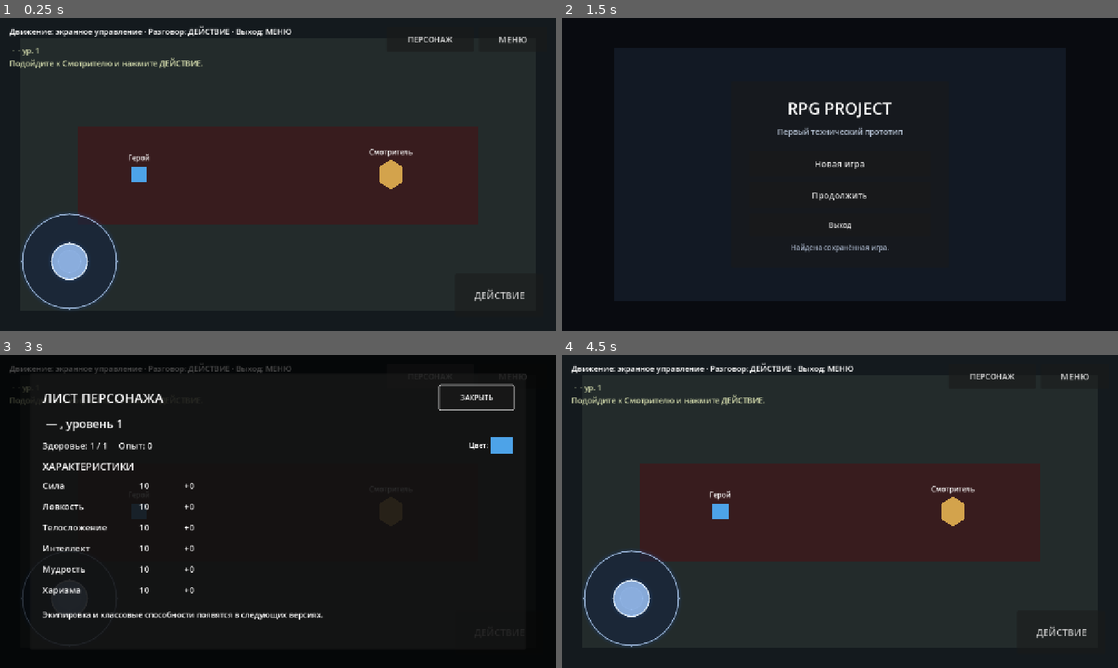
Above: before the commit, frames 1-4 (two rows, left to right).
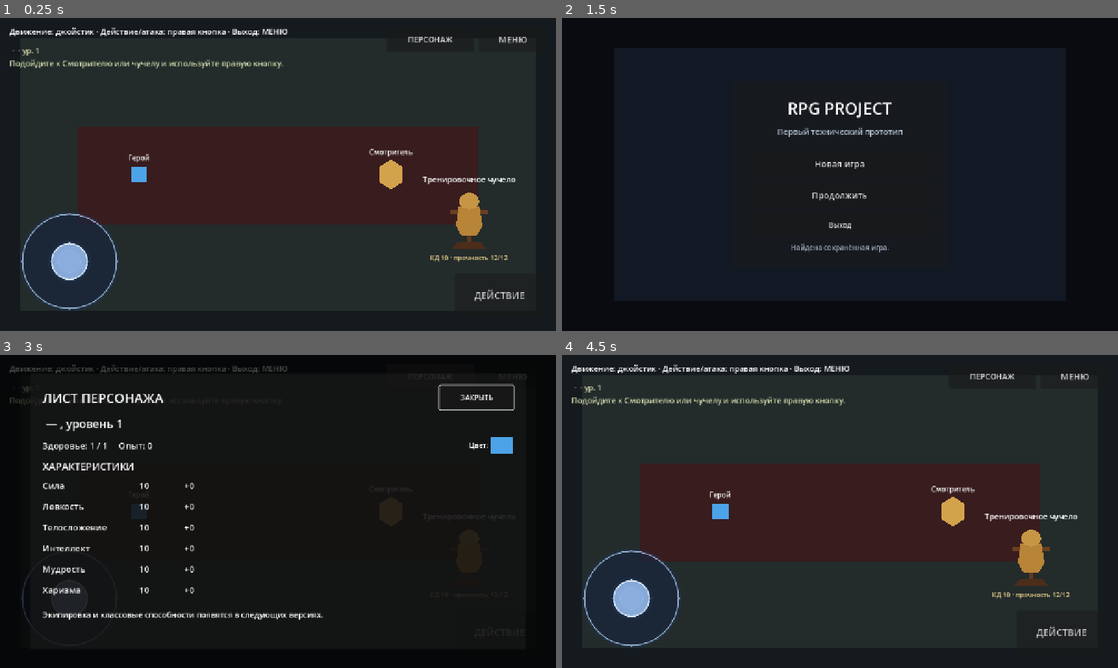
Above: after the commit, the same moments.

Repository: eretenkodaniil16-rgb/rpg-project
Game: Godot game, scene res://scenes/game/game.tscn
Same seed, same stepped clock (60 frames per second), same inputs: the game is played once before the commit and once after it. This scene is started directly instead of the project's main scene.
Inputs (mouse positions are in pixels of both pictures, inside the frame that each line leads up to):
- Up to frame 1 (0.25 s): no input
- Up to frame 2 (1.5 s): click "ДЕЙСТВИЕ" at 0.5 s; click "МЕНЮ" at 1.25 s
- Up to frame 3 (3 s): click "Продолжить" at 2 s; click "ПЕРСОНАЖ" at 2.75 s
- Up to frame 4 (4.5 s): click "ЗАКРЫТЬ" at 3.5 s; tap Enter (ui_accept) at 4.25 s; move the mouse to (962, 495) at 4.27 s; hold Right (ui_right) from 4.28 s (still down); hold Enter (ui_accept) from 4.28 s (still down); click (962, 495) at 4.42 s

The runs differ from the first frame. In frame 1, 1.9% of the frame differs, in the area x 10-93%, y 2-78%; in frame 2, nothing differs; in frame 3, 0.3%; in frame 4, 1.9%.

Commit message:
feat: add unarmed attacks and training dummy

Diff:
--- a/project.godot
+++ b/project.godot
@@ -5,7 +5,7 @@
 [application]
 
 config/name="RPG Project"
-config/version="0.4.0"
+config/version="0.5.0"
 run/main_scene="res://scenes/menus/main_menu.tscn"
 config/features=PackedStringArray("4.7", "GL Compatibility")
 
--- /dev/null
+++ b/scenes/game/training_dummy.tscn
@@ -0,0 +1,58 @@
+[gd_scene load_steps=3 format=3]
+
+[ext_resource type="Script" path="res://scripts/game/training_dummy.gd" id="1_dummy"]
+
+[sub_resource type="CircleShape2D" id="CircleShape2D_interaction"]
+radius = 86.0
+
+[node name="TrainingDummy" type="Node2D" groups=["training_dummy"]]
+script = ExtResource("1_dummy")
+
+[node name="Visual" type="Node2D" parent="."]
+
+[node name="Post" type="Polygon2D" parent="Visual"]
+polygon = PackedVector2Array(-6, -42, 6, -42, 6, 48, -6, 48)
+color = Color(0.38, 0.22, 0.12, 1)
+
+[node name="Crossbar" type="Polygon2D" parent="Visual"]
+polygon = PackedVector2Array(-43, -29, 43, -29, 43, -18, -43, -18)
+color = Color(0.42, 0.25, 0.13, 1)
+
+[node name="Torso" type="Polygon2D" parent="Visual"]
+polygon = PackedVector2Array(-24, -36, 24, -36, 31, 8, 18, 30, -18, 30, -31, 8)
+color = Color(0.72, 0.52, 0.22, 1)
+
+[node name="Head" type="Polygon2D" parent="Visual"]
+polygon = PackedVector2Array(0, -70, 18, -62, 24, -47, 17, -34, 0, -29, -17, -34, -24, -47, -18, -62)
+color = Color(0.78, 0.59, 0.27, 1)
+
+[node name="Base" type="Polygon2D" parent="Visual"]
+polygon = PackedVector2Array(-28, 47, 28, 47, 39, 61, -39, 61)
+color = Color(0.3, 0.18, 0.1, 1)
+
+[node name="NameLabel" type="Label" parent="."]
+offset_left = -110.0
+offset_top = -112.0
+offset_right = 110.0
+offset_bottom = -82.0
+theme_override_font_sizes/font_size = 18
+text = "Тренировочное чучело"
+horizontal_alignment = 1
+
+[node name="HealthLabel" type="Label" parent="."]
+offset_left = -120.0
+offset_top = 70.0
+offset_right = 120.0
+offset_bottom = 98.0
+theme_override_colors/font_color = Color(0.92, 0.82, 0.55, 1)
+theme_override_font_sizes/font_size = 15
+text = "КД 10 · прочность 12/12"
+horizontal_alignment = 1
+
+[node name="InteractionArea" type="Area2D" parent="."]
+
+[node name="CollisionShape2D" type="CollisionShape2D" parent="InteractionArea"]
+shape = SubResource("CircleShape2D_interaction")
+
+[connection signal="body_entered" from="InteractionArea" to="." method="_on_body_entered"]
+[connection signal="body_exited" from="InteractionArea" to="." method="_on_body_exited"]
--- /dev/null
+++ b/scenes/ui/attack_result_popup.tscn
@@ -0,0 +1,13 @@
+[gd_scene load_steps=2 format=3]
+
+[ext_resource type="Script" path="res://scripts/ui/attack_result_popup.gd" id="1_popup"]
+
+[node name="AttackResultPopup" type="Control" groups=["combat_ui"]]
+layout_mode = 3
+anchors_preset = 15
+anchor_right = 1.0
+anchor_bottom = 1.0
+grow_horizontal = 2
+grow_vertical = 2
+mouse_filter = 1
+script = ExtResource("1_popup")
--- a/scripts/game/game.gd
+++ b/scripts/game/game.gd
@@ -1,14 +1,19 @@
 extends "res://scripts/game/game_base.gd"
 
 const CHARACTER_SHEET_SCENE: PackedScene = preload("res://scenes/ui/character_sheet.tscn")
+const ATTACK_RESULT_SCENE: PackedScene = preload("res://scenes/ui/attack_result_popup.tscn")
+const TRAINING_DUMMY_SCENE: PackedScene = preload("res://scenes/game/training_dummy.tscn")
 
 var _character_button: Button
 var _character_sheet: CharacterSheet
+var _attack_popup: AttackResultPopup
+var _training_dummy: TrainingDummy
 
 
 func _ready() -> void:
 	super._ready()
 	_build_character_ui()
+	_build_combat_training()
 
 
 func _unhandled_input(event: InputEvent) -> void:
@@ -42,6 +47,18 @@
 	interface.add_child(_character_sheet)
 
 
+func _build_combat_training() -> void:
+	var interface: CanvasLayer = $Interface
+	_attack_popup = ATTACK_RESULT_SCENE.instantiate() as AttackResultPopup
+	_attack_popup.name = "AttackResultPopup"
+	interface.add_child(_attack_popup)
+
+	_training_dummy = TRAINING_DUMMY_SCENE.instantiate() as TrainingDummy
+	_training_dummy.name = "TrainingDummy"
+	_training_dummy.position = Vector2(1080.0, 470.0)
+	add_child(_training_dummy)
+
+
 func _open_character_sheet() -> void:
 	if GameState.input_locked or _character_sheet == null:
 		return
--- a/scripts/game/game_base.gd
+++ b/scripts/game/game_base.gd
@@ -6,6 +6,7 @@
 @onready var help_label: Label = $Interface/HelpLabel
 @onready var interaction_label: Label = $Interface/InteractionLabel
 @onready var status_label: Label = $Interface/StatusLabel
+@onready var mobile_action_button: Button = $Interface/MobileControls/InteractButton
 
 
 func _ready() -> void:
@@ -33,7 +34,21 @@
 
 
 func set_interaction_hint(is_visible: bool) -> void:
+	set_interaction_action(is_visible, "поговорить со Смотрителем", "РАЗГОВОР")
+
+
+func set_interaction_action(
+	is_visible: bool,
+	action_description: String,
+	mobile_button_text: String = "ДЕЙСТВИЕ"
+) -> void:
 	interaction_label.visible = is_visible and not GameState.input_locked
+	if is_visible:
+		if _uses_touch_controls():
+			interaction_label.text = "Нажмите %s, чтобы %s" % [mobile_button_text, action_description]
+		else:
+			interaction_label.text = "Нажмите Enter или Пробел, чтобы %s" % action_description
+	mobile_action_button.text = mobile_button_text if is_visible else "ДЕЙСТВИЕ"
 
 
 func _on_dialogue_closed() -> void:
@@ -42,8 +57,9 @@
 
 func _configure_platform_prompts() -> void:
 	if _uses_touch_controls():
-		help_label.text = "Движение: экранное управление · Разговор: ДЕЙСТВИЕ · Выход: МЕНЮ"
-		interaction_label.text = "Нажмите ДЕЙСТВИЕ для разговора"
+		help_label.text = "Движение: джойстик · Действие/атака: правая кнопка · Выход: МЕНЮ"
+	else:
+		help_label.text = "Движение: стрелки · Действие/атака: Enter или Пробел · Выход: Esc"
 
 
 func _update_status() -> void:
@@ -54,13 +70,13 @@
 	]
 	var objective: String
 	if bool(GameState.get_flag("met_caretaker", false)):
-		objective = "Сюжетный флаг: вы поговорили со Смотрителем."
+		objective = "Поговорите со Смотрителем или испытайте удар на тренировочном чучеле."
 	elif bool(GameState.get_flag("accepted_exploration", false)):
-		objective = "Задача: осмотреть тестовую комнату."
+		objective = "Осмотрите комнату и найдите тренировочное чучело."
 	elif _uses_touch_controls():
-		objective = "Подойдите к Смотрителю и нажмите ДЕЙСТВИЕ."
+		objective = "Подойдите к Смотрителю или чучелу и используйте правую кнопку."
 	else:
-		objective = "Подойдите к Смотрителю и нажмите Enter или Пробел."
+		objective = "Подойдите к Смотрителю или чучелу и нажмите Enter или Пробел."
 	status_label.text = "%s\n%s" % [identity, objective]
 
 
--- a/scripts/game/player.gd
+++ b/scripts/game/player.gd
@@ -12,6 +12,7 @@
 var _mobile_left: bool = false
 var _mobile_right: bool = false
 var _mobile_vector: Vector2 = Vector2.ZERO
+var _attack_tween: Tween = null
 
 
 func _ready() -> void:
@@ -87,6 +88,18 @@
 		interactable = null
 
 
+func play_attack_animation(target_global_position: Vector2) -> void:
+	var direction: Vector2 = (target_global_position - global_position).normalized()
+	if direction == Vector2.ZERO:
+		direction = Vector2.RIGHT
+	if _attack_tween != null:
+		_attack_tween.kill()
+	body_visual.position = Vector2.ZERO
+	_attack_tween = create_tween()
+	_attack_tween.tween_property(body_visual, "position", direction * 15.0, 0.07)
+	_attack_tween.tween_property(body_visual, "position", Vector2.ZERO, 0.11)
+
+
 func apply_character_appearance() -> void:
 	var character: PlayerCharacter = GameState.player_character
 	var display_name: String = character.character_name.strip_edges()
--- /dev/null
+++ b/scripts/game/training_dummy.gd
@@ -0,0 +1,121 @@
+class_name TrainingDummy
+extends Node2D
+
+@export var armor_class: int = 10
+@export var maximum_health: int = 12
+
+@onready var visual: Node2D = $Visual
+@onready var health_label: Label = $HealthLabel
+
+var current_health: int = 12
+var _player_in_range: Node = null
+var _combat_system: CombatSystem = CombatSystem.new()
+var _resetting: bool = false
+
+
+func _ready() -> void:
+	maximum_health = maxi(maximum_health, 1)
+	current_health = maximum_health
+	_update_health_label()
+
+
+func interact() -> void:
+	if GameState.input_locked or _resetting:
+		return
+	_perform_attack(-1, true)
+
+
+func attack_for_testing(natural_roll: int) -> AttackResult:
+	return _perform_attack(natural_roll, false)
+
+
+func get_current_health() -> int:
+	return current_health
+
+
+func get_armor_class() -> int:
+	return armor_class
+
+
+func _perform_attack(natural_roll_override: int, show_interface: bool) -> AttackResult:
+	var result: AttackResult = _combat_system.perform_unarmed_strike(
+		GameState.player_character,
+		armor_class,
+		natural_roll_override
+	)
+
+	if is_instance_valid(_player_in_range) and _player_in_range.has_method("play_attack_animation"):
+		_player_in_range.call("play_attack_animation", global_position)
+
+	if result.hit:
+		current_health = maxi(0, current_health - result.damage)
+		_animate_hit()
+	else:
+		_animate_miss()
+
+	result.target_health_after = current_health
+	result.target_max_health = maximum_health
+	_update_health_label()
+
+	if show_interface:
+		get_tree().call_group("combat_ui", "show_result", result)
+
+	if current_health <= 0 and not _resetting:
+		_resetting = true
+		_schedule_reset.call_deferred()
+	return result
+
+
+func _schedule_reset() -> void:
+	await get_tree().create_timer(1.6).timeout
+	current_health = maximum_health
+	_resetting = false
+	visual.rotation_degrees = 0.0
+	visual.modulate = Color.WHITE
+	_update_health_label()
+
+
+func _animate_hit() -> void:
+	visual.modulate = Color(1.0, 0.58, 0.48, 1.0)
+	var tween: Tween = create_tween()
+	tween.tween_property(visual, "rotation_degrees", 7.0, 0.06)
+	tween.tween_property(visual, "rotation_degrees", -6.0, 0.08)
+	tween.tween_property(visual, "rotation_degrees", 0.0, 0.08)
+	tween.parallel().tween_property(visual, "modulate", Color.WHITE, 0.22)
+
+
+func _animate_miss() -> void:
+	var tween: Tween = create_tween()
+	tween.tween_property(visual, "modulate:a", 0.55, 0.08)
+	tween.tween_property(visual, "modulate:a", 1.0, 0.12)
+
+
+func _update_health_label() -> void:
+	if _resetting and current_health <= 0:
+		health_label.text = "Сломано · восстановление..."
+	else:
+		health_label.text = "КД %d · прочность %d/%d" % [armor_class, current_health, maximum_health]
+
+
+func _on_body_entered(body: Node2D) -> void:
+	if not body.is_in_group("player"):
+		return
+	_player_in_range = body
+	if body.has_method("set_interactable"):
+		body.call("set_interactable", self)
+	get_tree().call_group(
+		"game_world",
+		"set_interaction_action",
+		true,
+		"атаковать тренировочное чучело",
+		"АТАКА"
+	)
+
+
+func _on_body_exited(body: Node2D) -> void:
+	if body != _player_in_range:
+		return
+	if body.has_method("clear_interactable"):
+		body.call("clear_interactable", self)
+	_player_in_range = null
+	get_tree().call_group("game_world", "set_interaction_action", false, "", "ДЕЙСТВИЕ")
--- /dev/null
+++ b/scripts/models/attack_result.gd
@@ -0,0 +1,32 @@
+class_name AttackResult
+extends RefCounted
+
+var natural_roll: int = 1
+var ability_modifier: int = 0
+var proficiency_bonus: int = 0
+var attack_bonus: int = 0
+var total: int = 1
+var target_armor_class: int = 10
+var hit: bool = false
+var critical: bool = false
+var automatic_miss: bool = false
+var damage: int = 0
+var target_health_after: int = 0
+var target_max_health: int = 0
+
+
+func to_dict() -> Dictionary:
+	return {
+		"natural_roll": natural_roll,
+		"ability_modifier": ability_modifier,
+		"proficiency_bonus": proficiency_bonus,
+		"attack_bonus": attack_bonus,
+		"total": total,
+		"target_armor_class": target_armor_class,
+		"hit": hit,
+		"critical": critical,
+		"automatic_miss": automatic_miss,
+		"damage": damage,
+		"target_health_after": target_health_after,
+		"target_max_health": target_max_health
+	}
--- /dev/null
+++ b/scripts/systems/combat_system.gd
@@ -0,0 +1,34 @@
+class_name CombatSystem
+extends RefCounted
+
+var _dice_roller: DiceRoller = DiceRoller.new()
+
+
+func perform_unarmed_strike(
+	character: PlayerCharacter,
+	target_armor_class: int,
+	natural_roll_override: int = -1
+) -> AttackResult:
+	var result: AttackResult = AttackResult.new()
+	result.natural_roll = (
+		clampi(natural_roll_override, 1, 20)
+		if natural_roll_override >= 1
+		else _dice_roller.roll_die(20)
+	)
+	result.ability_modifier = character.get_ability_modifier("strength")
+	result.proficiency_bonus = proficiency_bonus_for_level(character.level)
+	result.attack_bonus = result.ability_modifier + result.proficiency_bonus
+	result.total = result.natural_roll + result.attack_bonus
+	result.target_armor_class = maxi(target_armor_class, 0)
+	result.automatic_miss = result.natural_roll == 1
+	result.critical = result.natural_roll == 20
+	result.hit = not result.automatic_miss and (
+		result.critical or result.total >= result.target_armor_class
+	)
+	result.damage = maxi(0, 1 + result.ability_modifier) if result.hit else 0
+	return result
+
+
+static func proficiency_bonus_for_level(level: int) -> int:
+	var safe_level: int = clampi(level, 1, 20)
+	return 2 + floori(float(safe_level - 1) / 4.0)
--- /dev/null
+++ b/scripts/ui/attack_result_popup.gd
@@ -0,0 +1,119 @@
+class_name AttackResultPopup
+extends Control
+
+signal dismissed(result: AttackResult)
+
+var _result: AttackResult = null
+var _title_label: Label
+var _details_label: Label
+var _outcome_label: Label
+var _continue_button: Button
+
+
+func _ready() -> void:
+	_build_layout()
+	hide()
+
+
+func show_result(result: AttackResult) -> void:
+	_result = result
+	GameState.input_locked = true
+	_title_label.text = "БЕЗОРУЖНЫЙ УДАР"
+	_details_label.text = "Бросок d20: %d\nСила: %s\nБонус мастерства: %s\nИтого: %d\nКД цели: %d\nУрон: %d дробящий\nПрочность цели: %d / %d" % [
+		result.natural_roll,
+		_format_modifier(result.ability_modifier),
+		_format_modifier(result.proficiency_bonus),
+		result.total,
+		result.target_armor_class,
+		result.damage,
+		result.target_health_after,
+		result.target_max_health
+	]
+	if result.automatic_miss:
+		_outcome_label.text = "АВТОМАТИЧЕСКИЙ ПРОМАХ"
+		_outcome_label.add_theme_color_override("font_color", Color(1.0, 0.48, 0.42, 1.0))
+	elif result.critical:
+		_outcome_label.text = "КРИТИЧЕСКОЕ ПОПАДАНИЕ"
+		_outcome_label.add_theme_color_override("font_color", Color(1.0, 0.82, 0.32, 1.0))
+	elif result.hit:
+		_outcome_label.text = "ПОПАДАНИЕ" if result.damage > 0 else "ПОПАДАНИЕ · 0 УРОНА"
+		_outcome_label.add_theme_color_override("font_color", Color(0.45, 0.92, 0.58, 1.0))
+	else:
+		_outcome_label.text = "ПРОМАХ"
+		_outcome_label.add_theme_color_override("font_color", Color(1.0, 0.48, 0.42, 1.0))
+	show()
+	_continue_button.grab_focus()
+
+
+func _unhandled_input(event: InputEvent) -> void:
+	if visible and (event.is_action_pressed("ui_accept") or event.is_action_pressed("ui_cancel")):
+		_on_continue_pressed()
+		get_viewport().set_input_as_handled()
+
+
+func _build_layout() -> void:
+	set_anchors_and_offsets_preset(Control.PRESET_FULL_RECT)
+	mouse_filter = Control.MOUSE_FILTER_STOP
+
+	var dimmer: ColorRect = ColorRect.new()
+	dimmer.color = Color(0.0, 0.0, 0.0, 0.62)
+	dimmer.set_anchors_and_offsets_preset(Control.PRESET_FULL_RECT)
+	dimmer.mouse_filter = Control.MOUSE_FILTER_STOP
+	add_child(dimmer)
+
+	var center: CenterContainer = CenterContainer.new()
+	center.set_anchors_and_offsets_preset(Control.PRESET_FULL_RECT)
+	add_child(center)
+
+	var panel: PanelContainer = PanelContainer.new()
+	panel.custom_minimum_size = Vector2(600.0, 500.0)
+	center.add_child(panel)
+
+	var margin: MarginContainer = MarginContainer.new()
+	margin.add_theme_constant_override("margin_left", 34)
+	margin.add_theme_constant_override("margin_top", 26)
+	margin.add_theme_constant_override("margin_right", 34)
+	margin.add_theme_constant_override("margin_bottom", 26)
+	panel.add_child(margin)
+
+	var column: VBoxContainer = VBoxContainer.new()
+	column.add_theme_constant_override("separation", 16)
+	margin.add_child(column)
+
+	_title_label = Label.new()
+	_title_label.add_theme_font_size_override("font_size", 28)
+	_title_label.horizontal_alignment = HORIZONTAL_ALIGNMENT_CENTER
+	column.add_child(_title_label)
+
+	_details_label = Label.new()
+	_details_label.add_theme_font_size_override("font_size", 20)
+	_details_label.horizontal_alignment = HORIZONTAL_ALIGNMENT_CENTER
+	_details_label.autowrap_mode = TextServer.AUTOWRAP_WORD_SMART
+	_details_label.size_flags_vertical = Control.SIZE_EXPAND_FILL
+	column.add_child(_details_label)
+
+	_outcome_label = Label.new()
+	_outcome_label.add_theme_font_size_override("font_size", 30)
+	_outcome_label.horizontal_alignment = HORIZONTAL_ALIGNMENT_CENTER
+	column.add_child(_outcome_label)
+
+	_continue_button = Button.new()
+	_continue_button.text = "Продолжить"
+	_continue_button.custom_minimum_size = Vector2(0.0, 58.0)
+	_continue_button.add_theme_font_size_override("font_size", 21)
+	_continue_button.pressed.connect(_on_continue_pressed)
+	column.add_child(_continue_button)
+
+
+func _on_continue_pressed() -> void:
+	if _result == null:
+		return
+	var completed_result: AttackResult = _result
+	_result = null
+	hide()
+	GameState.input_locked = false
+	dismissed.emit(completed_result)
+
+
+func _format_modifier(value: int) -> String:
+	return "+%d" % value if value >= 0 else str(value)
--- /dev/null
+++ b/tests/smoke_training_dummy.gd
@@ -0,0 +1,48 @@
+extends SceneTree
+
+const GAME_SCENE: String = "res://scenes/game/game.tscn"
+
+
+func _init() -> void:
+	call_deferred("_run")
+
+
+func _run() -> void:
+	var game_state: Node = get_root().get_node_or_null("GameState")
+	assert(game_state != null)
+
+	var character := PlayerCharacter.new()
+	character.character_name = "Боец"
+	character.character_class_id = "fighter"
+	character.character_class_name = "Воин"
+	character.level = 1
+	character.abilities["strength"] = 16
+	game_state.set("player_character", character)
+	game_state.set("player_position", Vector2(320.0, 360.0))
+	game_state.set("input_locked", false)
+
+	var packed: PackedScene = load(GAME_SCENE) as PackedScene
+	assert(packed != null)
+	var game: Node = packed.instantiate()
+	get_root().add_child(game)
+	await process_frame
+
+	var dummy: TrainingDummy = game.get_node_or_null("TrainingDummy") as TrainingDummy
+	assert(dummy != null)
+	assert(dummy.get_armor_class() == 10)
+	assert(dummy.get_current_health() == 12)
+
+	var popup: AttackResultPopup = game.get_node_or_null("Interface/AttackResultPopup") as AttackResultPopup
+	assert(popup != null)
+	assert(not popup.visible)
+
+	var result: AttackResult = dummy.attack_for_testing(10)
+	assert(result.hit)
+	assert(result.total == 15)
+	assert(result.damage == 4)
+	assert(dummy.get_current_health() == 8)
+
+	game.queue_free()
+	await process_frame
+	print("Training dummy smoke test passed.")
+	quit(0)
--- /dev/null
+++ b/tests/test_combat_system.gd
@@ -0,0 +1,47 @@
+extends SceneTree
+
+
+func _init() -> void:
+	call_deferred("_run")
+
+
+func _run() -> void:
+	var character := PlayerCharacter.new()
+	character.level = 1
+	character.abilities["strength"] = 16
+	var system := CombatSystem.new()
+
+	var normal_hit := system.perform_unarmed_strike(character, 10, 10)
+	assert(normal_hit.natural_roll == 10)
+	assert(normal_hit.ability_modifier == 3)
+	assert(normal_hit.proficiency_bonus == 2)
+	assert(normal_hit.attack_bonus == 5)
+	assert(normal_hit.total == 15)
+	assert(normal_hit.hit)
+	assert(normal_hit.damage == 4)
+
+	var normal_miss := system.perform_unarmed_strike(character, 18, 10)
+	assert(not normal_miss.hit)
+	assert(normal_miss.damage == 0)
+
+	var automatic_miss := system.perform_unarmed_strike(character, 1, 1)
+	assert(automatic_miss.automatic_miss)
+	assert(not automatic_miss.hit)
+
+	var critical_hit := system.perform_unarmed_strike(character, 99, 20)
+	assert(critical_hit.critical)
+	assert(critical_hit.hit)
+	assert(critical_hit.damage == 4)
+
+	character.abilities["strength"] = 8
+	var zero_damage_hit := system.perform_unarmed_strike(character, 5, 20)
+	assert(zero_damage_hit.hit)
+	assert(zero_damage_hit.damage == 0)
+
+	assert(CombatSystem.proficiency_bonus_for_level(1) == 2)
+	assert(CombatSystem.proficiency_bonus_for_level(5) == 3)
+	assert(CombatSystem.proficiency_bonus_for_level(9) == 4)
+	assert(CombatSystem.proficiency_bonus_for_level(13) == 5)
+	assert(CombatSystem.proficiency_bonus_for_level(17) == 6)
+	print("Combat system tests passed.")
+	quit(0)
Not shown, changed: export_presets.cfg
Not shown, changed: .github/workflows/build-android.yml
Not shown, changed: .github/workflows/validate-godot.yml
Not shown, added: docs/COMBAT.md
